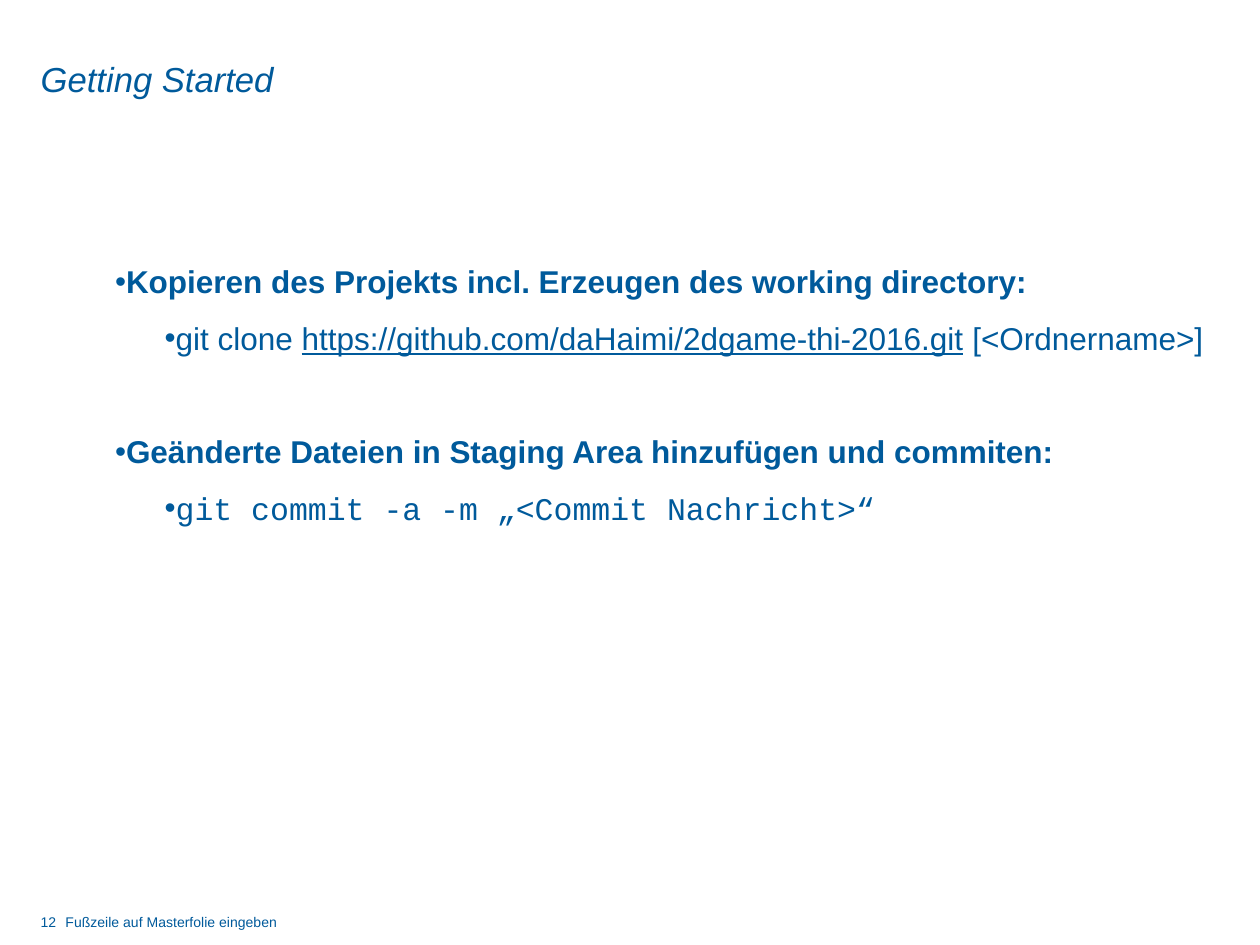
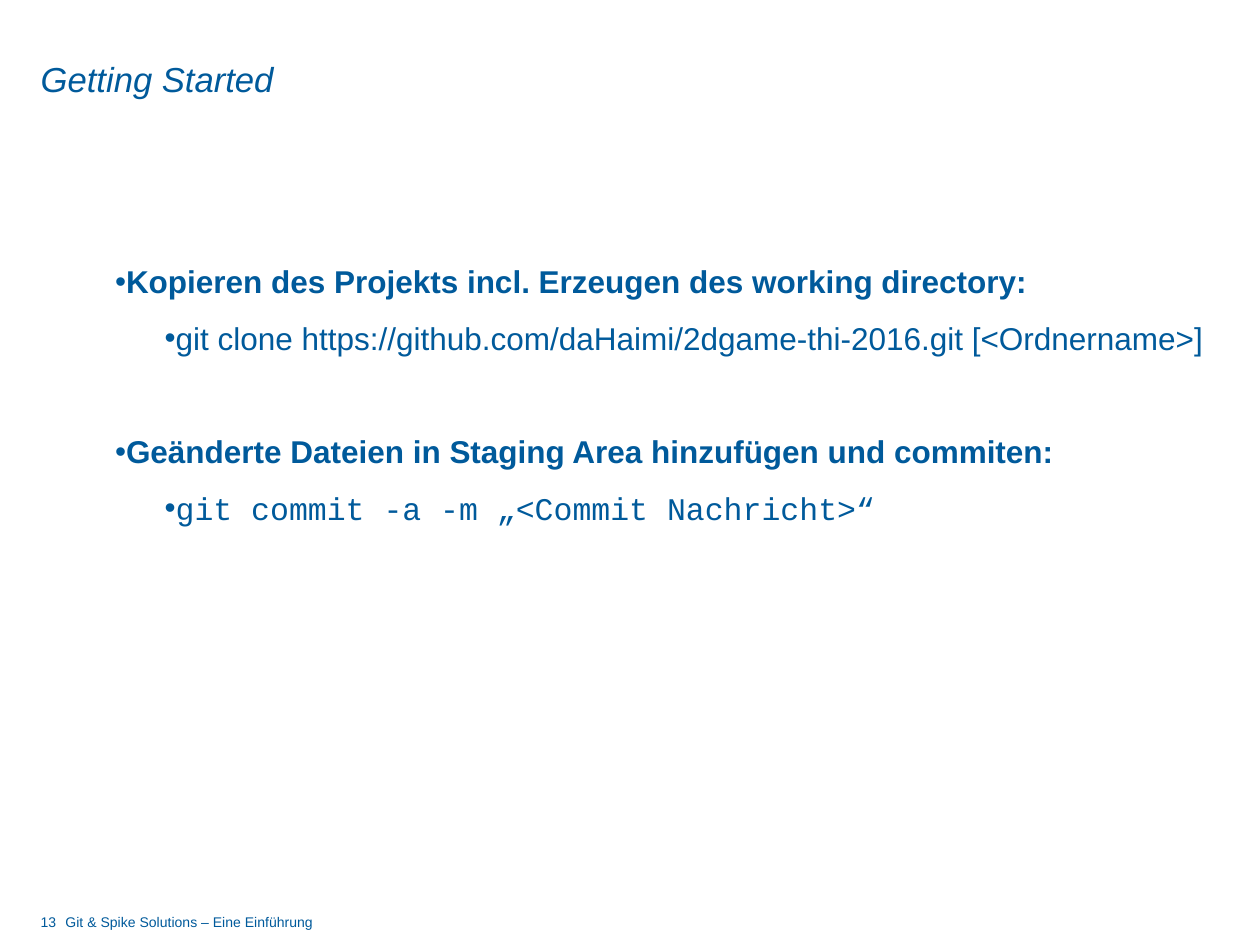
Before and after one commit to dot5343/TestRep, a slide deck: slide 13 of git_vortrag.pptx (slide 12 before the commit). Drawn at 1260x945 pixels with LibreOffice and Linux fonts; fonts in the diff are those of the drawing; background and template pictures are left out. Boxes give left, top, right and bottom in pixels: in the first picture for what was removed or moved away, otherwise in the second. Text is boxed around its words. In the diff, an @@ line names an element or a change of style, - is before the commit and + after.

Commit message:
Fußzeile hinzugefügt; Namen hinzugefügt; Was ist Git -> verfügbare Clients aufgelistet; git pull und git diff hinzugefügt; Formulierungsänderungen Folien 12, 15, 16;

```diff
--- a/git_vortrag.pptx
+++ b/git_vortrag.pptx
@@ text at (x1=165, y1=327, x2=1203, y2=356): underline off in "https://github.com/daHaimi/2dgame-thi-2016.git" @@
@@ page number at (x1=41, y1=917, x2=57, y2=927): text changed @@
-12
+13
@@ text removed at (x1=65, y1=917, x2=277, y2=930) @@
-Fußzeile auf Masterfolie eingeben
@@ text added at (x1=65, y1=917, x2=313, y2=930), 8 pt, text #005A9B @@
+Git & Spike Solutions – Eine Einführung
```
Also in this commit, not shown: 13 other slides changed, 1 slide added.
